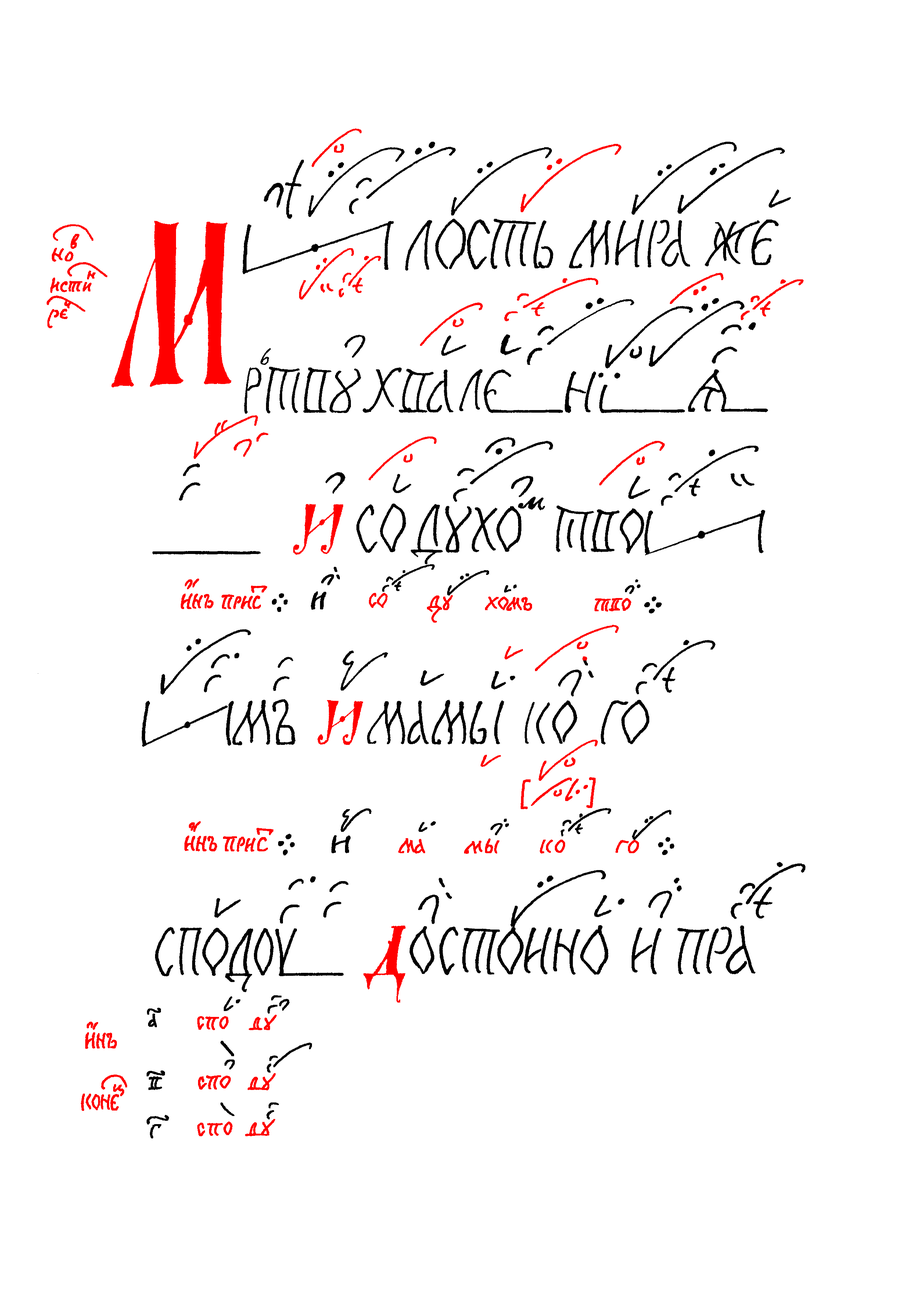
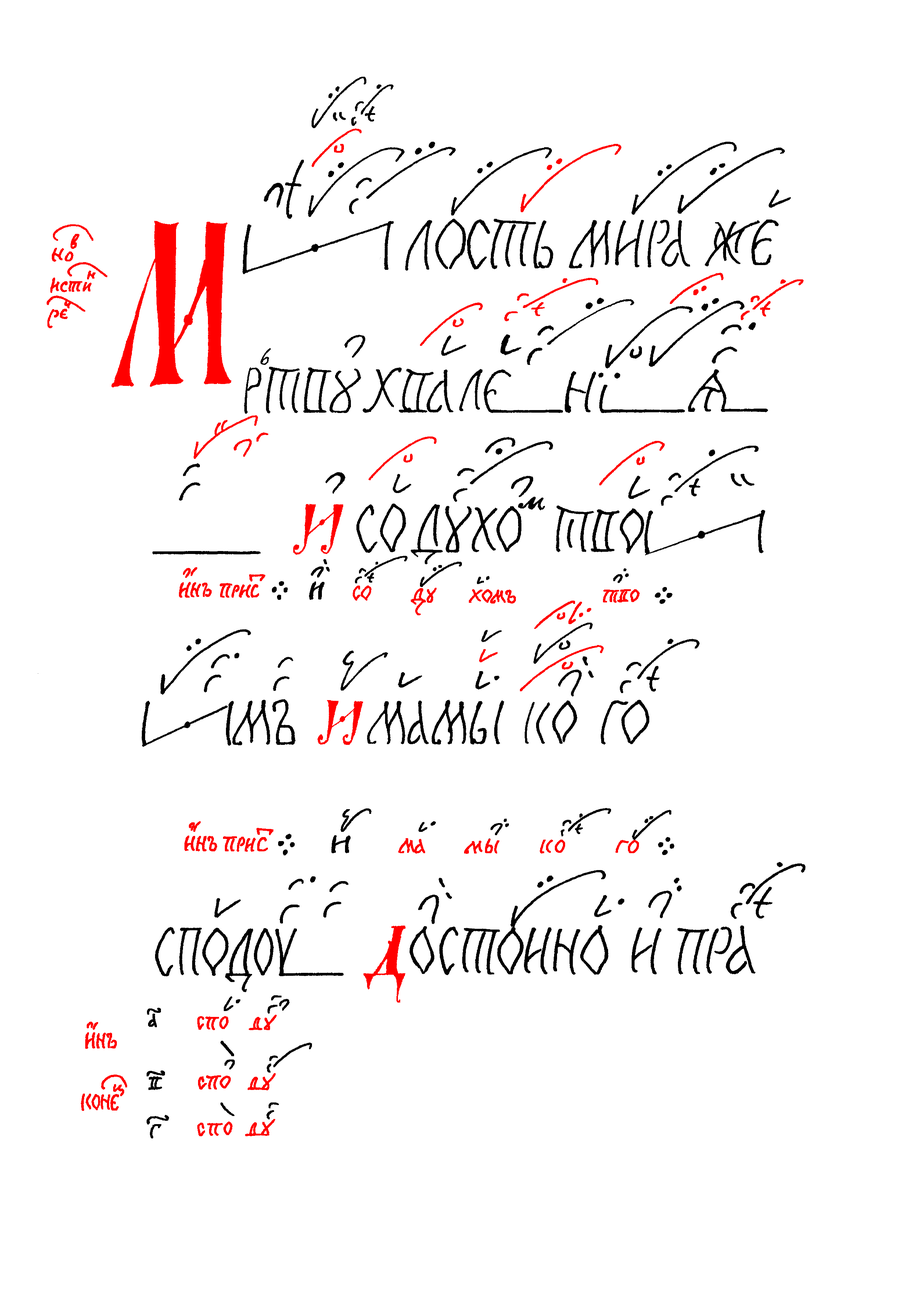
Before/after of a 923×1304 layered artwork. What changed in the layer stack:
painted on "Червила" over [178, 248, 640, 810]
painted on "Чернила" over [271, 76, 716, 695]
